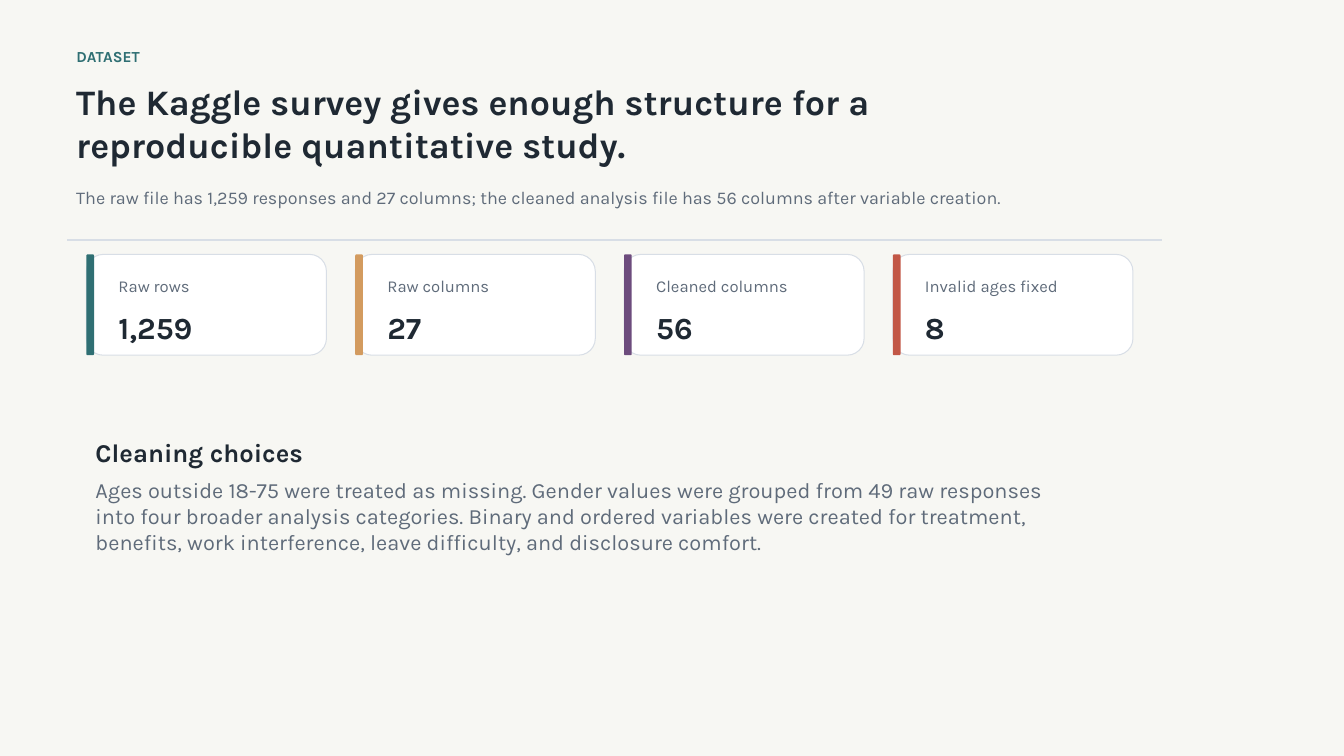
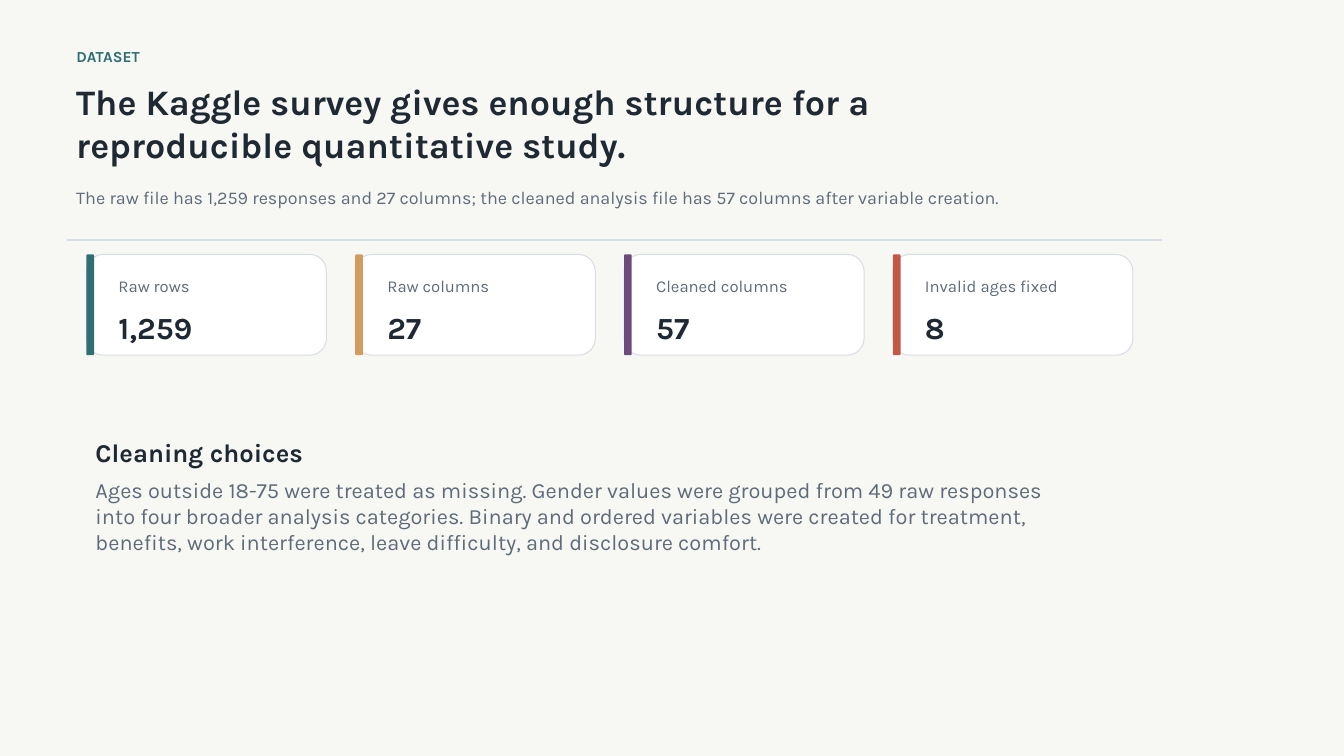
Before and after one commit to LubanaOrin/learn_code, a slide deck: slide 3 of tasks/Data Analytics Capstone Project/outputs/presentation/osmi_mental_health_capstone_presentation.pptx. Drawn at 1344x756 pixels with LibreOffice and Linux fonts; fonts in the diff are those of the drawing. Boxes give left, top, right and bottom in pixels: in the first picture for what was removed or moved away, otherwise in the second. Text is boxed around its words. In the diff, an @@ line names an element or a change of style, - is before the commit and + after.

```diff
--- a/tasks/Data Analytics Capstone Project/outputs/presentation/osmi_mental_health_capstone_presentation.pptx
+++ b/tasks/Data Analytics Capstone Project/outputs/presentation/osmi_mental_health_capstone_presentation.pptx
@@ text at [76, 191, 999, 209]: text changed @@
-The raw file has 1,259 responses and 27 columns; the cleaned analysis file has 56 columns after variable creation.
+The raw file has 1,259 responses and 27 columns; the cleaned analysis file has 57 columns after variable creation.
@@ text at [656, 319, 689, 340]: text changed @@
-56
+57
```
Also in this commit, not shown: 52 other files.
